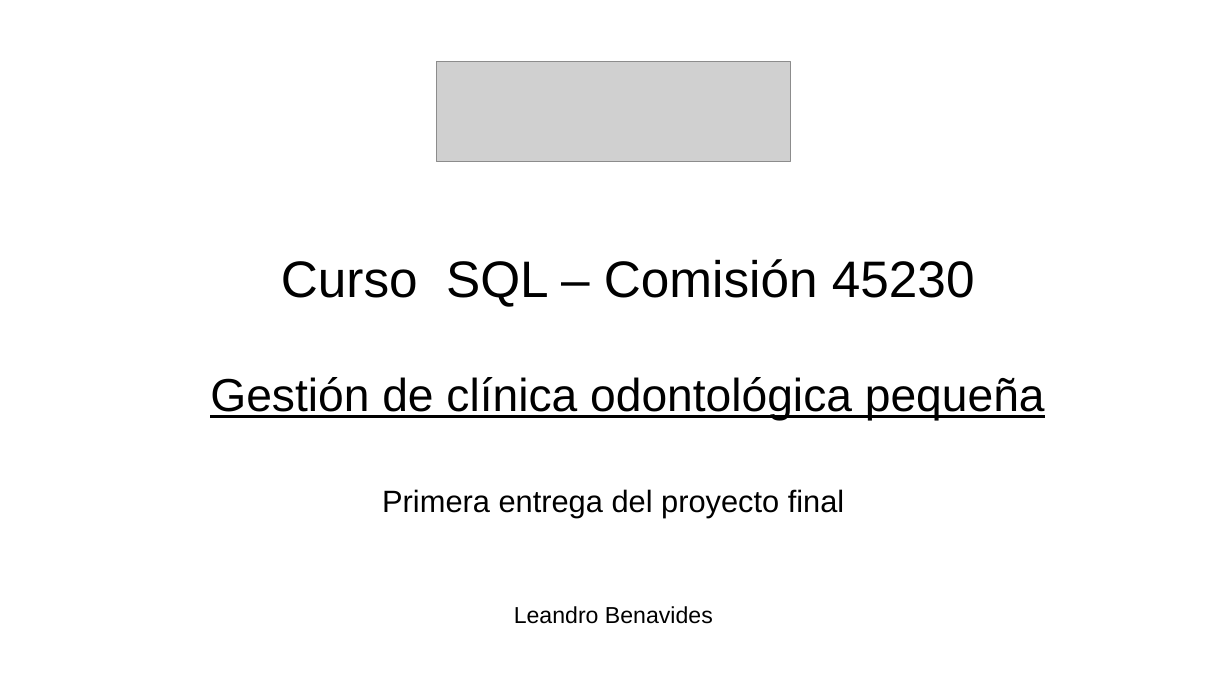
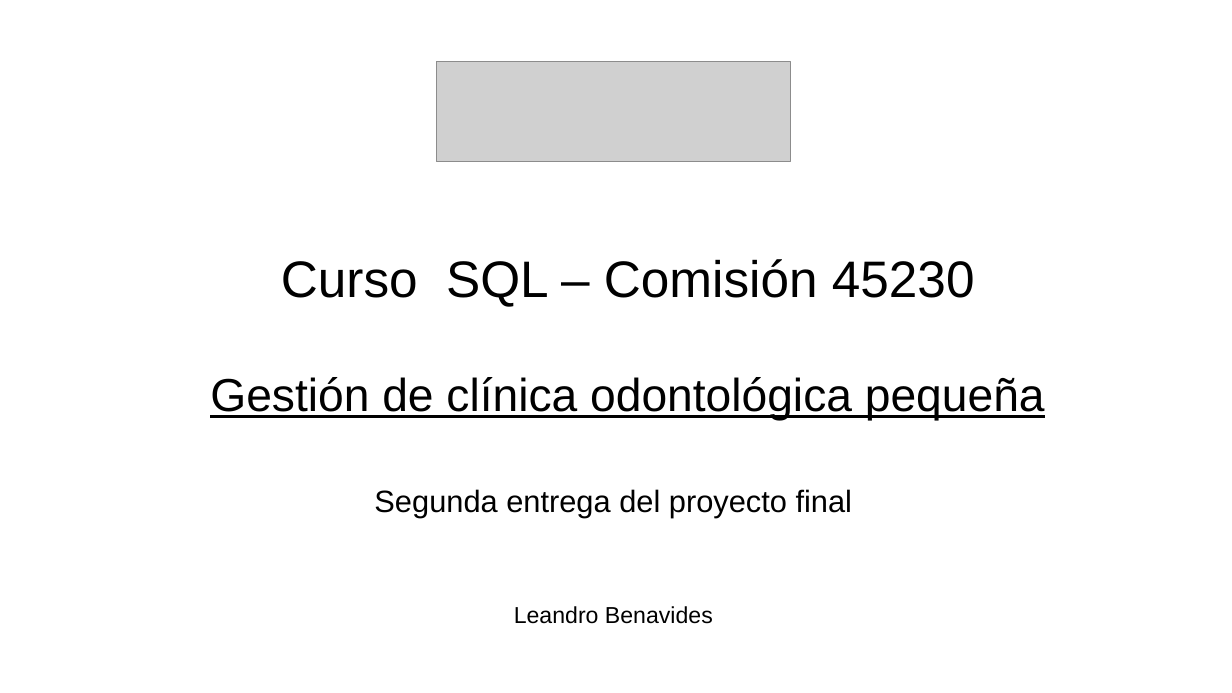
Before and after one commit to lbenav90/fymdentalSQL, a slide deck: slide 1 of benavidesSQL2.pptx. Drawn at 1232x693 pixels with LibreOffice and Linux fonts; fonts in the diff are those of the drawing; grey boxes stand for pictures. Boxes give left, top, right and bottom in pixels: in the first picture for what was removed or moved away, otherwise in the second. Text is boxed around its words. In the diff, an @@ line names an element or a change of style, - is before the commit and + after.

```diff
--- a/benavidesSQL2.pptx
+++ b/benavidesSQL2.pptx
@@ text at <box>374,489,852,518</box>: text changed @@
-Primera entrega del proyecto final
+Segunda entrega del proyecto final
```
Also in this commit, not shown: 2 other slides changed, 6 slides added.
